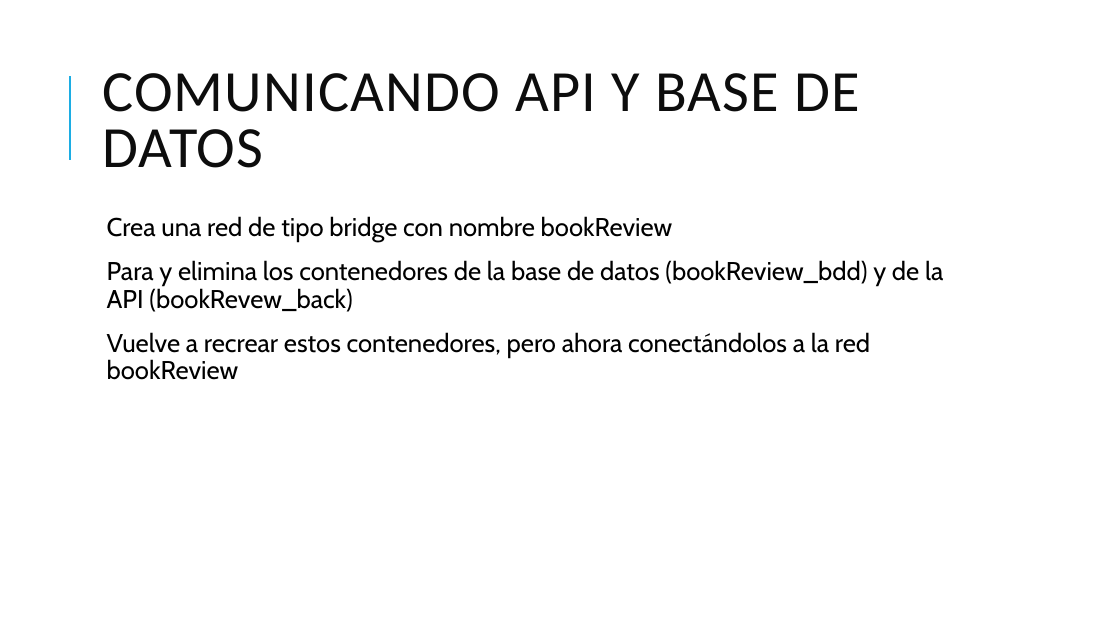
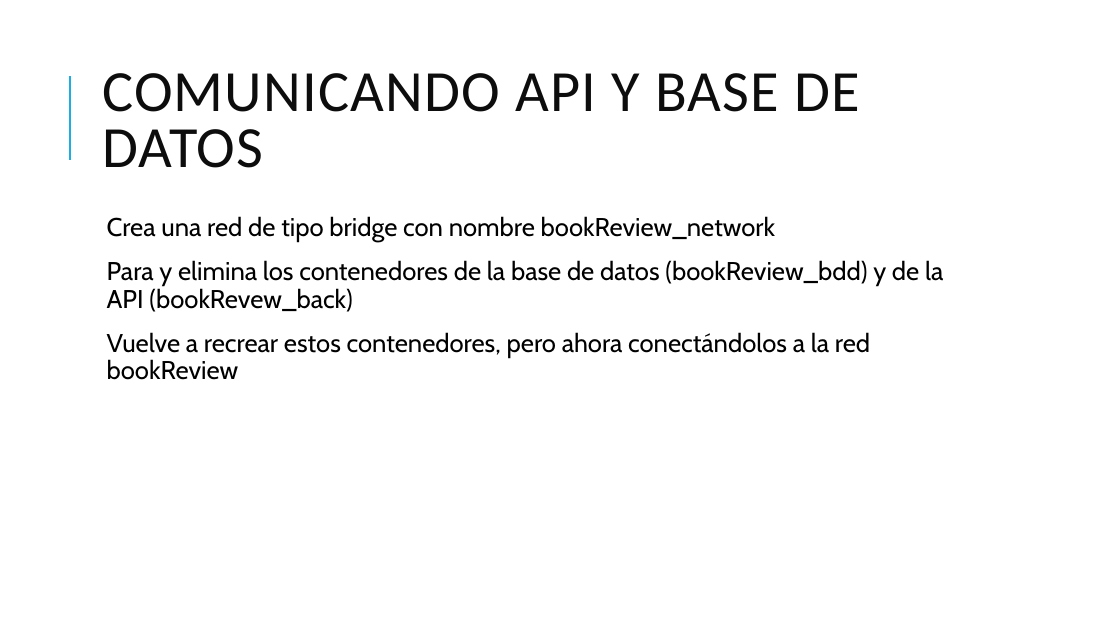
Before and after one commit to grupoinetel/curso-devops-ulpgc, a slide deck: slide 57 of ppt/curso-devops-ulpgc-docker.pptx (slide 59 before the commit). Drawn at 1120x630 pixels with LibreOffice and Linux fonts; fonts in the diff are those of the drawing; background and template pictures are left out. Boxes give left, top, right and bottom in pixels: in the first picture for what was removed or moved away, otherwise in the second. Text is boxed around its words. In the diff, an @@ line names an element or a change of style, - is before the commit and + after.

```diff
--- a/ppt/curso-devops-ulpgc-docker.pptx
+++ b/ppt/curso-devops-ulpgc-docker.pptx
@@ text at box(107, 216, 775, 242): text changed @@
-  Crea una red de tipo bridge con nombre bookReview
+  Crea una red de tipo bridge con nombre bookReview_network
```
Also in this commit, not shown: 6 other slides changed, 1 slide added, 4 slides removed.
